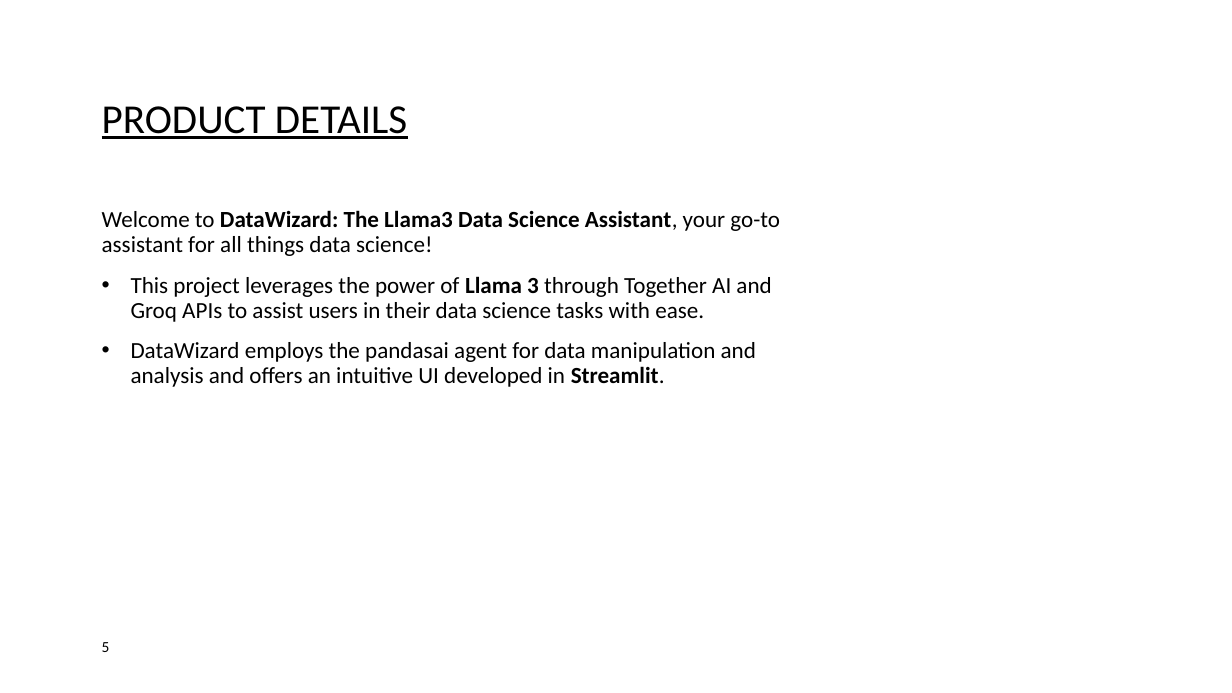
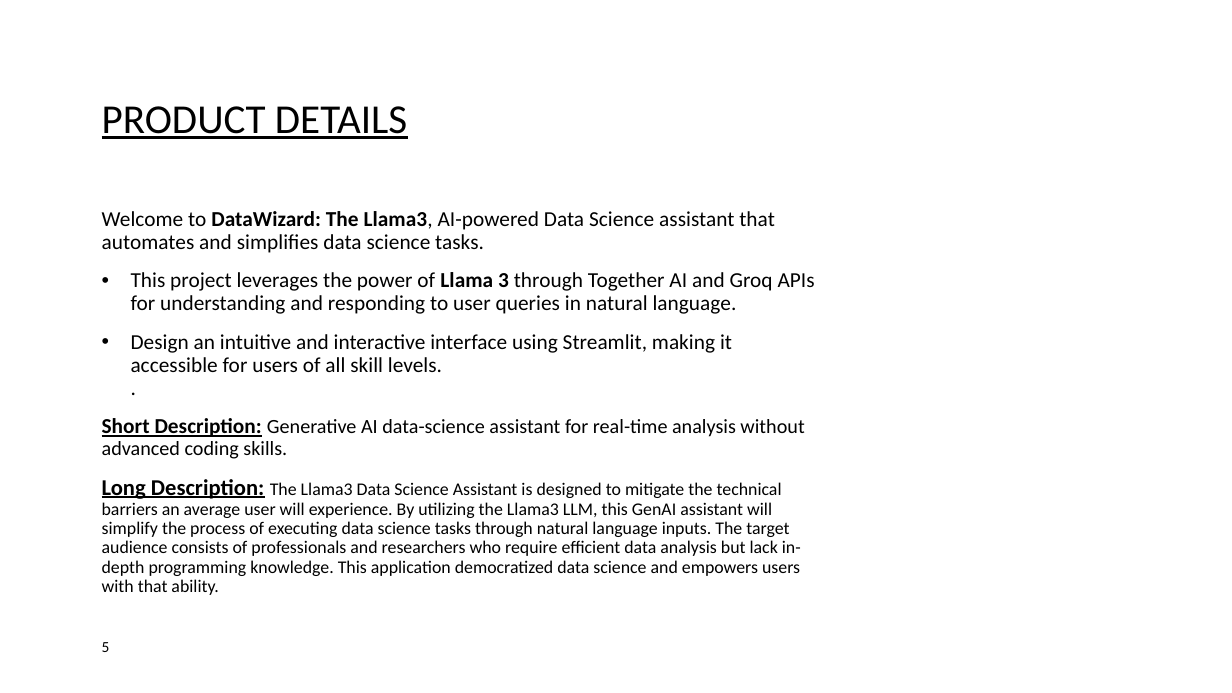
Before and after one commit to AdvancedHueristics/Llama3hackathon, a slide deck: slide 5 of Llama3 Hackathon 19-21JUL24 - DataWizard Presentation.pptx. Drawn at 1232x693 pixels with LibreOffice and Linux fonts; fonts in the diff are those of the drawing; background and template pictures are left out. Boxes give left, top, right and bottom in pixels: in the first picture for what was removed or moved away, otherwise in the second. Text is boxed around its words. In the diff, an @@ line names an element or a change of style, - is before the commit and + after.

Commit message:
Updated Presentation

```diff
--- a/Llama3 Hackathon 19-21JUL24 - DataWizard Presentation.pptx
+++ b/Llama3 Hackathon 19-21JUL24 - DataWizard Presentation.pptx
@@ text at [102, 211, 815, 595]: text changed; size 18 to 13.9 pt @@
-  Welcome to DataWizard: The Llama3 Data Science Assistant, your go-to assistant for all things data science!
-  • This project leverages the power of Llama 3 through Together AI and Groq APIs to assist users in their data science tasks with ease.
-  • DataWizard employs the pandasai agent for data manipulation and analysis and offers an intuitive UI developed in Streamlit.
+  Welcome to DataWizard: The Llama3, AI-powered Data Science assistant that automates and simplifies data science tasks.
+  • This project leverages the power of Llama 3 through Together AI and Groq APIs for understanding and responding to user queries in natural language.
+  • Design an intuitive and interactive interface using Streamlit, making it accessible for users of all skill levels.
+    .
+  Short Description: Generative AI data-science assistant for real-time analysis without advanced coding skills.
+  Long Description: The Llama3 Data Science Assistant is designed to mitigate the technical barriers an average user will experience. By utilizing the Llama3 LLM, this GenAI assistant will simplify the process of executing data science tasks through natural language inputs. The target audience consists of professionals and researchers who require efficient data analysis but lack in-depth programming knowledge. This application democratized data science and empowers users with that ability.
```
Also in this commit, not shown: 5 other slides changed.
